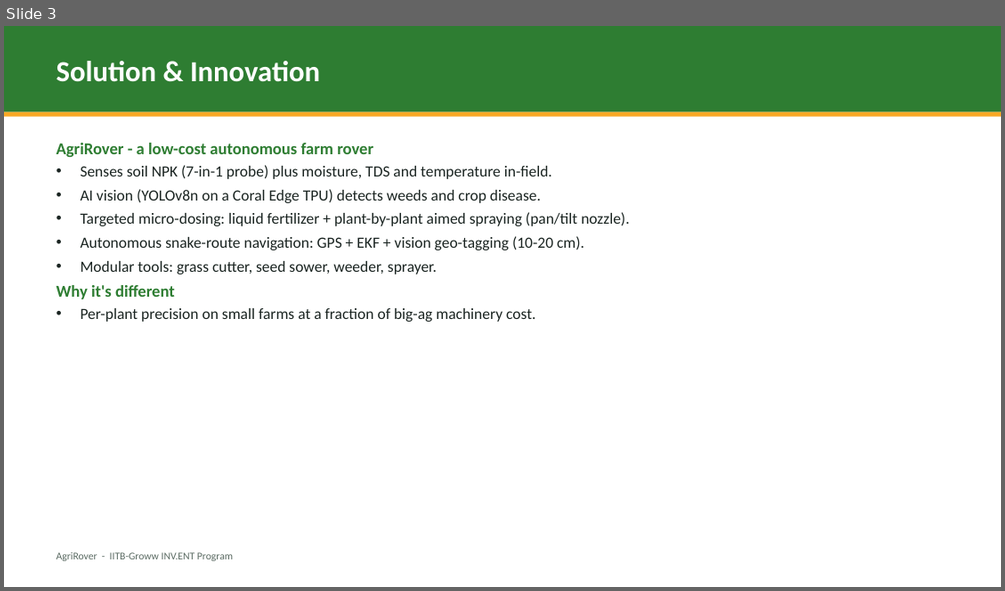
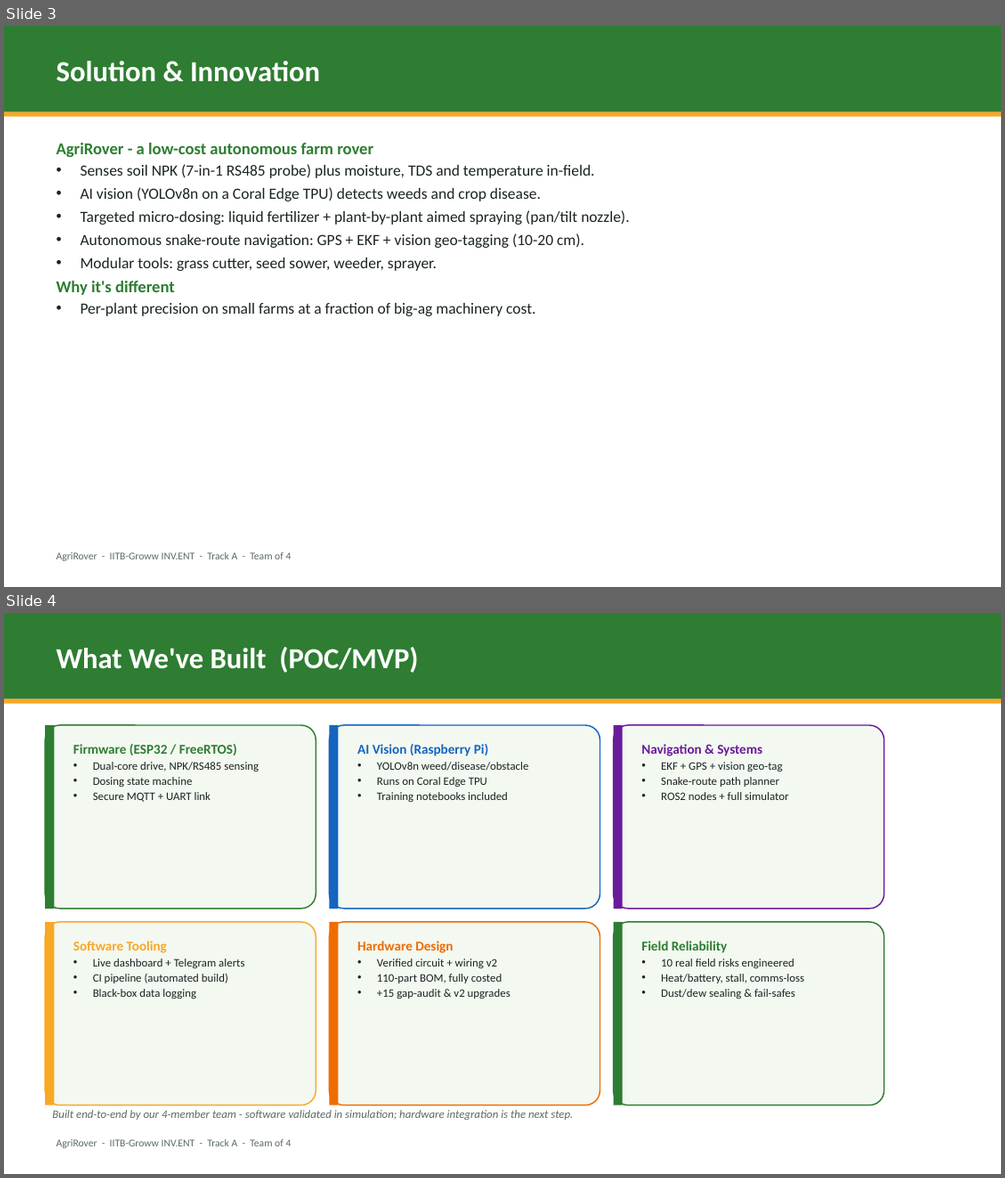
Before and after one commit to aman123825/agrobot, a slide deck: AgriRover_Pitch.pptx. Shown one above the other, each under a label of ours: slide 3 before the commit, slides 3 and 4 after it. The pictures are 1005x591 and 1005x1178 pixels, drawn with LibreOffice and Linux fonts; fonts in the diff are those of the drawing. Boxes give left, top, right and bottom in pixels: in the first picture for what was removed or moved away, otherwise in the second. Text is boxed around its words. In the diff, an @@ line names an element or a change of style, - is before the commit and + after.

Commit message:
Expand deck: add 'What we've built' traction slide, team-of-4, real costed BOM budget

```diff
--- a/AgriRover_Pitch.pptx
+++ b/AgriRover_Pitch.pptx
@@ slide 4 added at [4,613,1001,1174], background #FFFFFF @@
@@ rectangle added at [4,613,1001,699], fill #2E7D32 @@
@@ text added at [57,647,418,673], 28 pt, text #FFFFFF, bold @@
+What We've Built (POC/MVP)
@@ rectangle added at [4,699,1001,704], fill #F9A825 @@
@@ rounded rectangle added at [45,725,316,908], fill #F3F8F1, outline #2E7D32 1.25 pt @@
@@ rectangle added at [45,725,54,908], fill #2E7D32 @@
@@ text added at [73,744,259,802], 11 pt, text #1A2421 @@
+Firmware (ESP32 / FreeRTOS)
+• Dual-core drive, NPK/RS485 sensing
+• Dosing state machine
+• Secure MQTT + UART link
@@ rounded rectangle added at [329,725,600,908], fill #F3F8F1, outline #1565C0 1.25 pt @@
@@ rectangle added at [329,725,339,908], fill #1565C0 @@
@@ text added at [357,744,528,802], 11 pt, text #1A2421 @@
+AI Vision (Raspberry Pi)
+• YOLOv8n weed/disease/obstacle
+• Runs on Coral Edge TPU
+• Training notebooks included
@@ rounded rectangle added at [614,725,884,908], fill #F3F8F1, outline #6A1B9A 1.25 pt @@
@@ rectangle added at [614,725,623,908], fill #6A1B9A @@
@@ text added at [641,744,788,800], 11 pt, text #1A2421 @@
+Navigation & Systems
+• EKF + GPS + vision geo-tag
+• Snake-route path planner
+• ROS2 nodes + full simulator
@@ rounded rectangle added at [45,922,316,1105], fill #F3F8F1, outline #F9A825 1.25 pt @@
@@ rectangle added at [45,922,54,1105], fill #F9A825 @@
@@ rounded rectangle added at [329,922,600,1105], fill #F3F8F1, outline #EF6C00 1.25 pt @@
@@ rectangle added at [329,922,339,1105], fill #EF6C00 @@
@@ rounded rectangle added at [614,922,884,1105], fill #F3F8F1, outline #2E7D32 1.25 pt @@
@@ rectangle added at [614,922,623,1105], fill #2E7D32 @@
@@ text added at [73,941,244,998], 11 pt, text #1A2421 @@
+Software Tooling
+• Live dashboard + Telegram alerts
+• CI pipeline (automated build)
+• Black-box data logging
@@ text added at [357,941,510,998], 11 pt, text #1A2421 @@
+Hardware Design
+• Verified circuit + wiring v2
+• 110-part BOM, fully costed
+• +15 gap-audit & v2 upgrades
@@ text added at [641,941,804,998], 11 pt, text #1A2421 @@
+Field Reliability
+• 10 real field risks engineered
+• Heat/battery, stall, comms-loss
+• Dust/dew sealing & fail-safes
@@ text added at [52,1110,573,1119], 11 pt, text #5B6B63, italic @@
+Built end-to-end by our 4-member team - software validated in simulation; hardware integration is the next step.
@@ text added at [57,1139,291,1148], 10 pt, text #5B6B63 @@
+AgriRover - IITB-Groww INV.ENT - Track A - Team of 4
@@ slide 3 changed as well @@
@@ text at [81,164,595,178]: text changed @@
-• Senses soil NPK (7-in-1 probe) plus moisture, TDS and temperature in-field.
+• Senses soil NPK (7-in-1 RS485 probe) plus moisture, TDS and temperature in-field.
@@ text at [57,552,291,561]: text changed @@
-AgriRover - IITB-Groww INV.ENT Program
+AgriRover - IITB-Groww INV.ENT - Track A - Team of 4
```
Also in this commit, not shown: 4 other slides changed, 2 other slides added, 2 slides removed.
